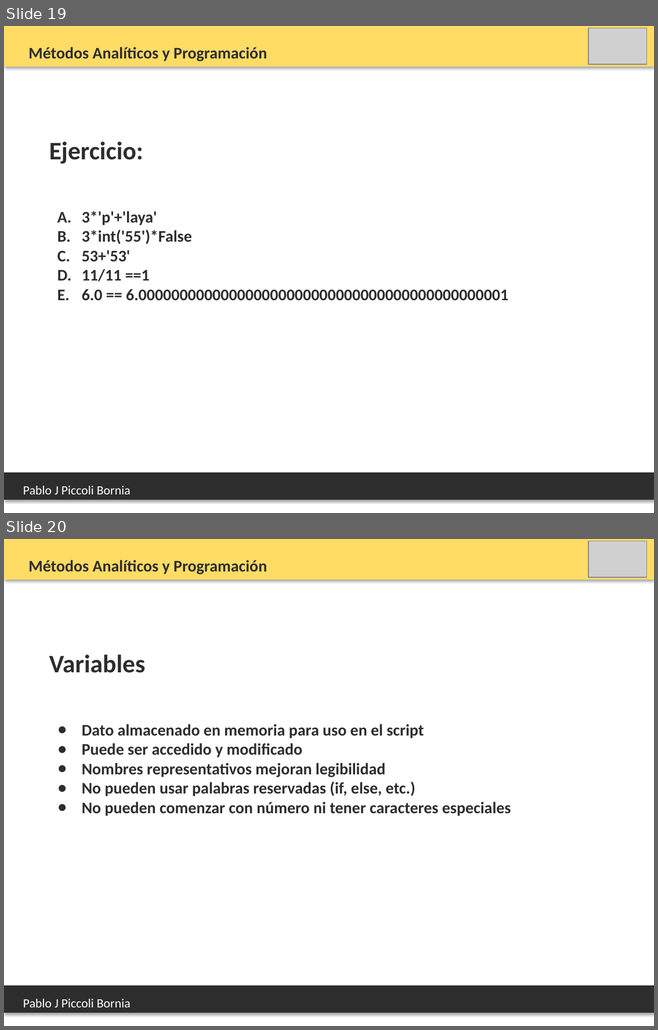
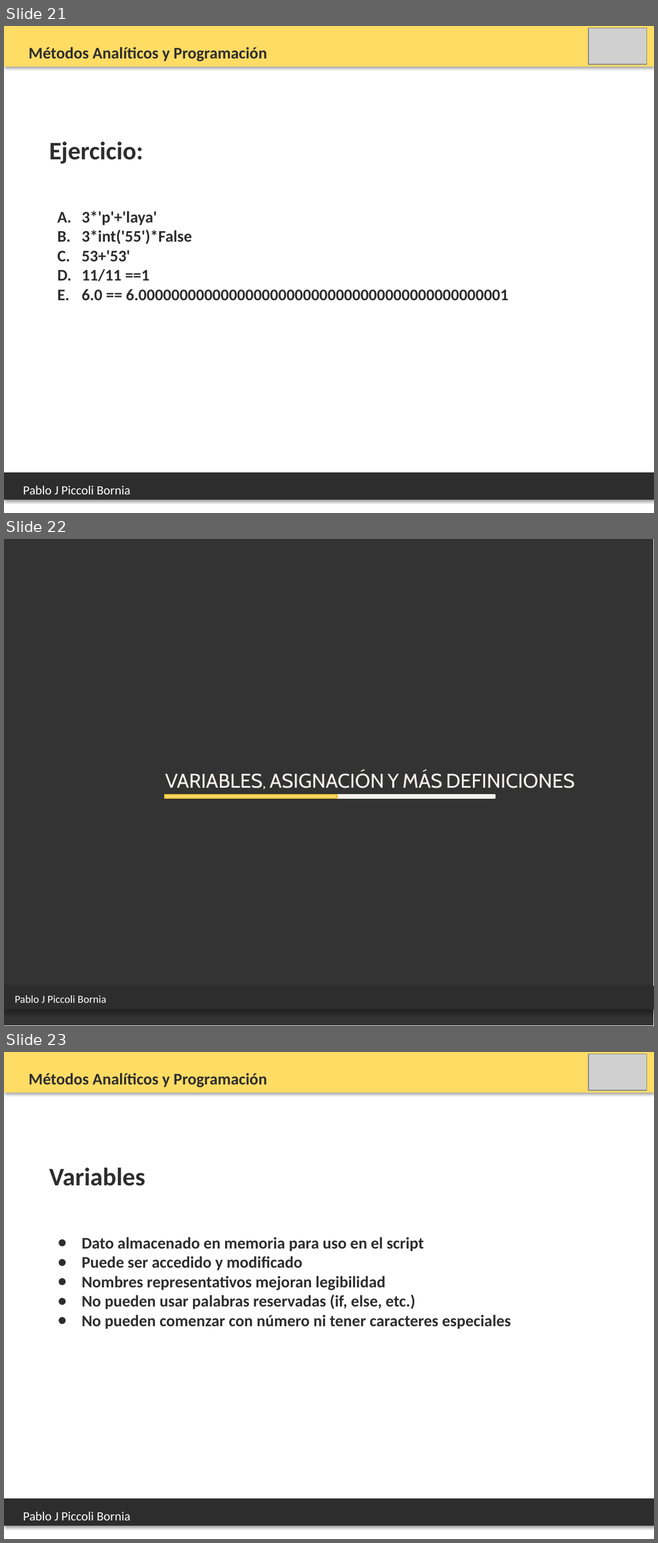
Before and after one commit to PabloPicc/MAyP_2026_1S, a slide deck: clases_teoricas_2026/Clase_2_Intro_python_tipo_datos.pptx. Shown one above the other, each under a label of ours: slides 19 and 20 before the commit, slides 21, 22 and 23 after it. The pictures are 658x1030 and 658x1543 pixels, drawn with LibreOffice and Linux fonts; fonts in the diff are those of the drawing; grey boxes stand for pictures. Boxes give left, top, right and bottom in pixels: in the first picture for what was removed or moved away, otherwise in the second. Text is boxed around its words. In the diff, an @@ line names an element or a change of style, - is before the commit and + after.

```diff
--- a/clases_teoricas_2026/Clase_2_Intro_python_tipo_datos.pptx
+++ b/clases_teoricas_2026/Clase_2_Intro_python_tipo_datos.pptx
@@ slide 22 added at bbox=[4, 539, 654, 1026], background #FFFFFF @@
@@ freeform shape added at bbox=[4, 539, 653, 1026], fill #333333 @@
@@ text added at bbox=[165, 773, 575, 788], 22 pt, text #F4F2ED, small capitals @@
+VARIABLES, ASIGNACIÓN Y MÁS DEFINICIONES
@@ group added at bbox=[165, 795, 495, 799]: 4 freeform shapes @@
@@ rectangle added at bbox=[4, 986, 654, 1009], fill #2D2D2D @@
@@ text added at bbox=[15, 995, 106, 1003], 12 pt, text #FFFFFF @@
+Pablo J Piccoli Bornia
@@ what was slide 19 is now slide 21 @@
@@ what was slide 20 is now slide 23 @@
```
Also in this commit, not shown: 2 other slides added, 10 other files.
